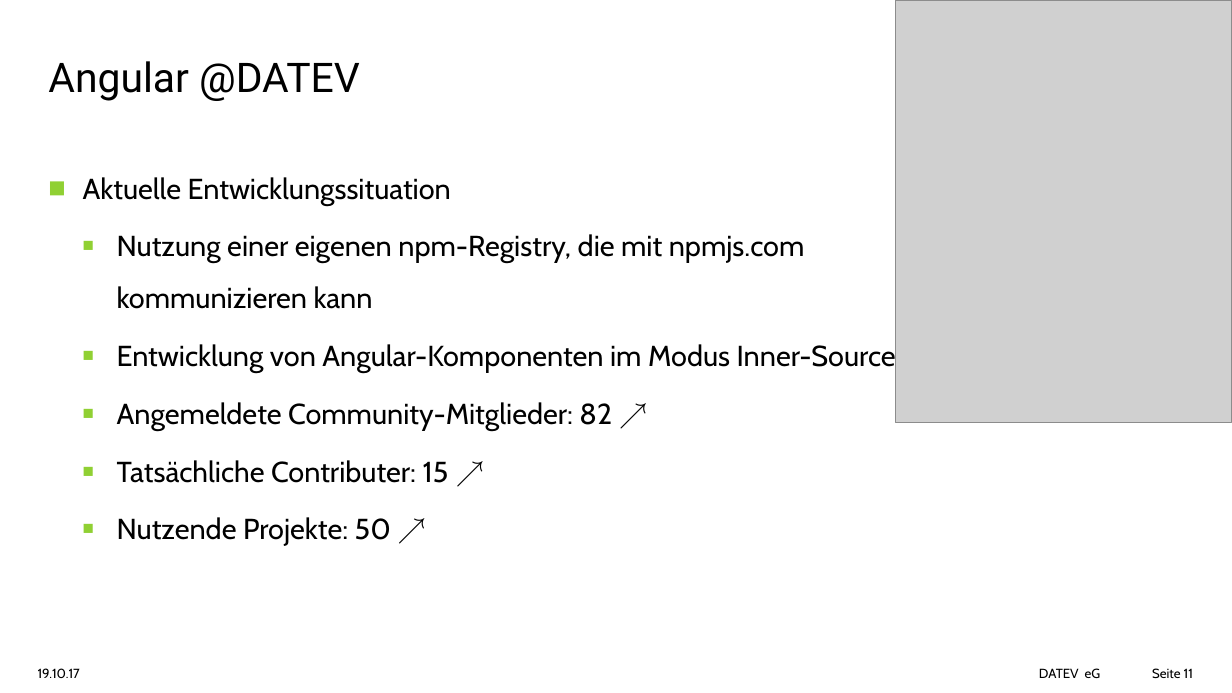
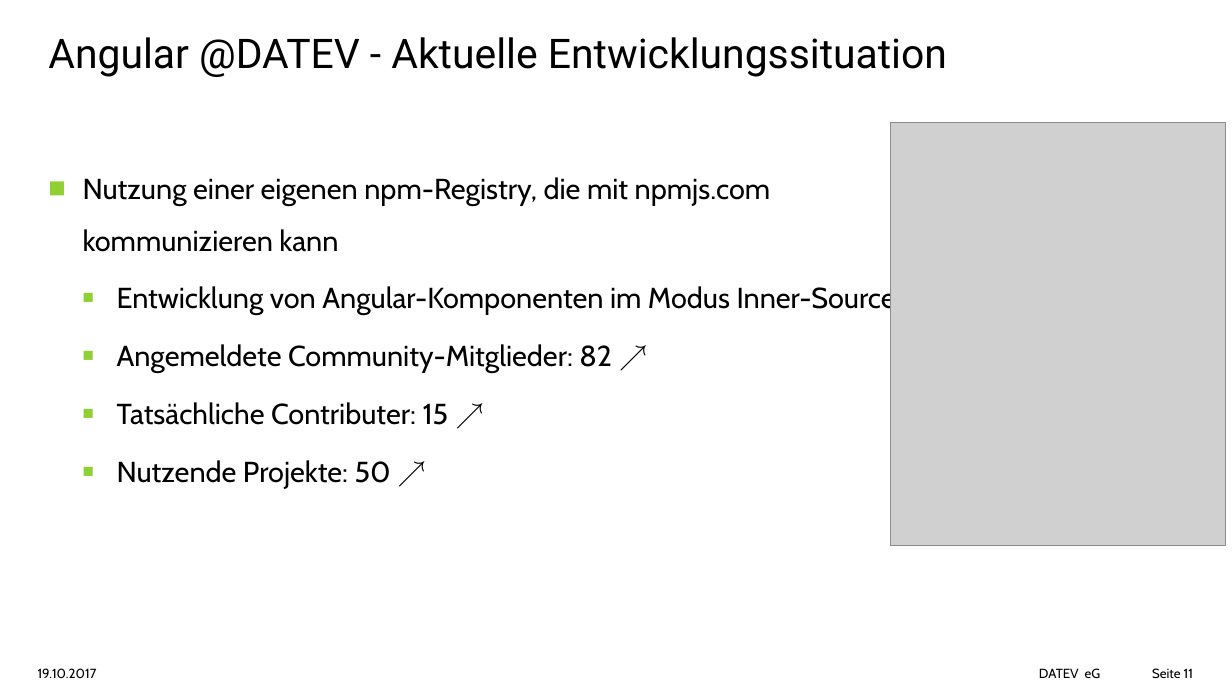
Before and after one commit to aawada78/angular-workshop, a slide deck: slide 11 of docs/Angular-Workshop-20.10.pptx. Drawn at 1232x693 pixels with LibreOffice and Linux fonts; fonts in the diff are those of the drawing; grey boxes stand for pictures; background and template pictures are left out. Boxes give left, top, right and bottom in pixels: in the first picture for what was removed or moved away, otherwise in the second. Text is boxed around its words. In the diff, an @@ line names an element or a change of style, - is before the commit and + after.

```diff
--- a/docs/Angular-Workshop-20.10.pptx
+++ b/docs/Angular-Workshop-20.10.pptx
@@ title at (48, 37, 947, 77): text changed @@
-Angular @DATEV
+Angular @DATEV - Aktuelle Entwicklungssituation
@@ picture: place and size @@
-picture at (896, 0, 1232, 423)
+picture at (890, 123, 1226, 546)
@@ text at (83, 177, 451, 205): paragraph removed @@
-■ Aktuelle Entwicklungssituation
@@ text at (83, 177, 771, 252): list level 2 to 1 in "Nutzung einer eigenen npm-Registry, die ..." @@
@@ text at (38, 668, 97, 678): text changed @@
-19.10.17
+19.10.2017
```
Also in this commit, not shown: 25 other slides changed.
